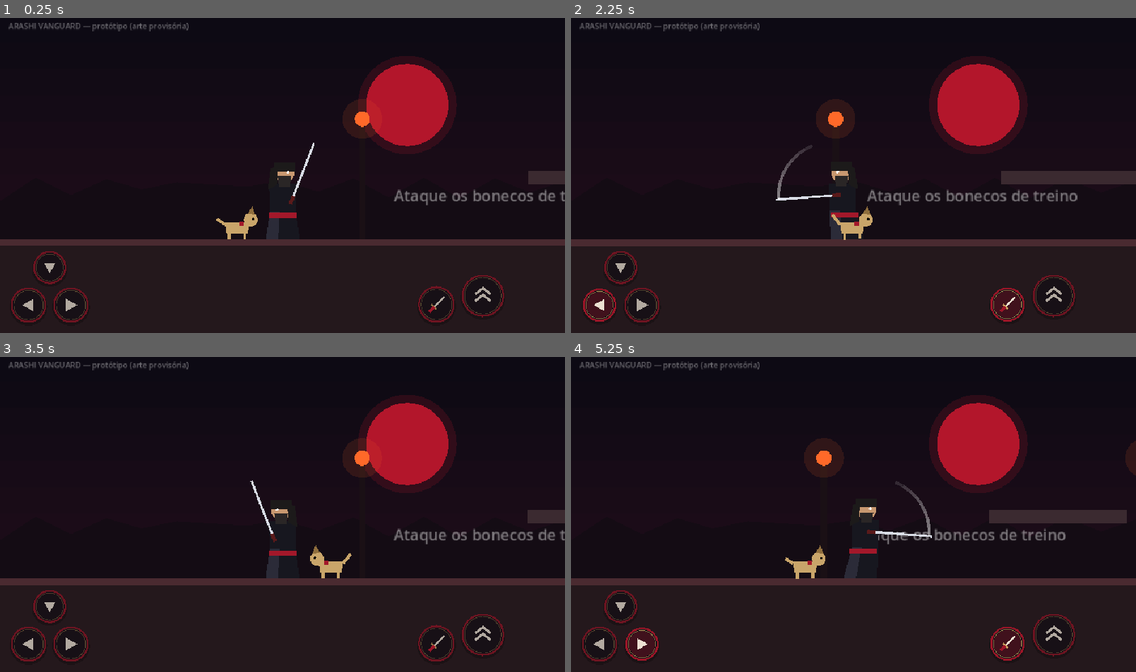
Above: before the commit, frames 1-4 (two rows, left to right).
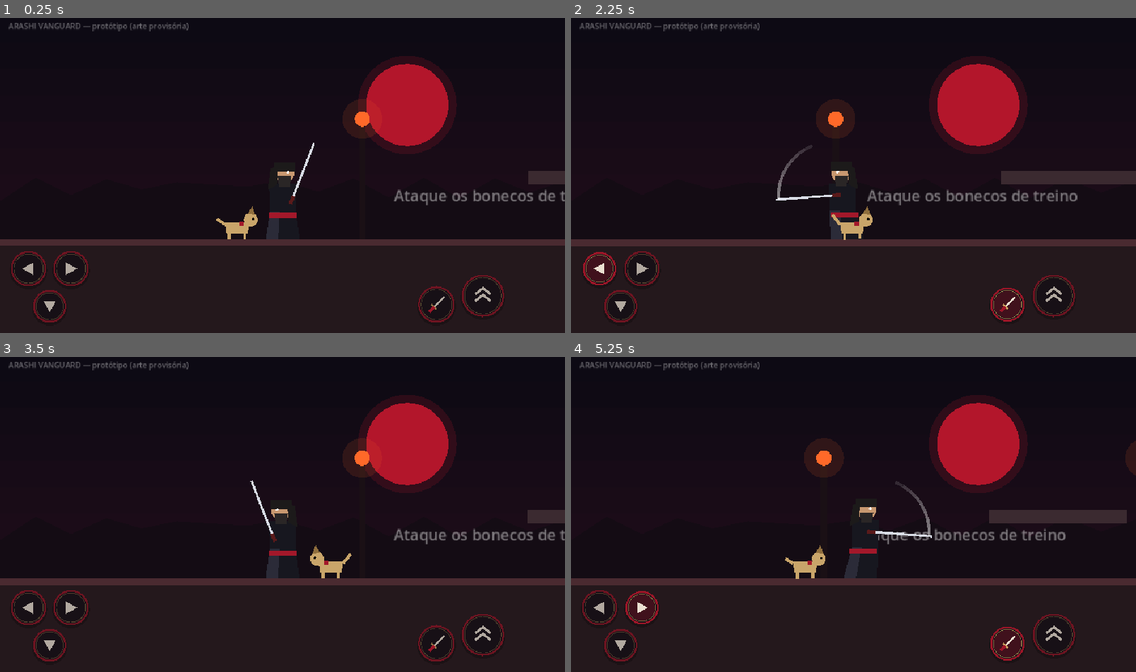
Above: after the commit, the same moments.

Repository: andrervarella/ARASHI-VANGUARD-GAME
Game: Godot game, scene res://main.tscn
The game is run twice, just before and just after one commit, with the same random seed, the same clock (stepped at 60 frames per second) and the same inputs.
Inputs (mouse positions are in pixels of both pictures, inside the frame that each line leads up to):
- Up to frame 1 (0.25 s): no input
- Up to frame 2 (2.25 s): move the mouse to (977, 159) at 0.52 s; hold D 0.53-1.25 s; hold J 0.53-1.25 s; click (977, 159) at 0.67 s; tap Space at 0.77 s; drag from (740, 191) to (825, 238) at 1.27 s; move the mouse to (910, 106) at 2.02 s; hold A from 2.03 s (still down); hold J from 2.03 s (still down)
- Up to frame 3 (3.5 s): release A at 2.75 s; release J at 2.75 s; drag from (254, 577) to (113, 467) at 2.77 s
- Up to frame 4 (5.25 s): move the mouse to (1023, 561) at 3.52 s; hold D 3.53-4.25 s; hold J 3.53-4.25 s; tap Space at 3.77 s; drag from (684, 467) to (768, 432) at 4.27 s; move the mouse to (881, 514) at 5.02 s; hold D from 5.03 s (still down); hold J from 5.03 s (still down); click (881, 514) at 5.17 s

The runs differ from the first frame. In frame 1, 1.0% of the frame differs, in the area x 2-16%, y 74-97%; in frame 2, 1.5%; in frame 3, 1.0%; in frame 4, 1.5%.

Commit message:
godot: direcional em cruz (agachar abaixo das setas)
Co-Authored-By: Claude Sonnet 5.5 <noreply@anthropic.com>
Claude-Session: https://claude.ai/code/session_01PG81ypeMybtn5fhKRySxbn

Diff:
--- a/godot/hud.gd
+++ b/godot/hud.gd
@@ -24,12 +24,14 @@
 	var ra := 31.0   # atacar
 	var rj := 36.0   # pular
 	var rd := 28.0   # agachar
-	var row_y := h - MARGIN - rs
-	var mid_x := MARGIN + rs * 2.0 + 6.0
+	var down_y := h - MARGIN - rd                      # ▼ na linha de baixo
+	var row_y := down_y - rd - 6.0 - rs                # ◀ ▶ acima dele (direcional em cruz)
+	var left_x := MARGIN + rs
+	var right_x := MARGIN + rs * 3.0 + 12.0
 	BTN = {
-		"down":   {"pos": Vector2(mid_x, row_y - rs - 6.0 - rd), "r": rd},
-		"left":   {"pos": Vector2(MARGIN + rs, h - MARGIN - rs), "r": rs},
-		"right":  {"pos": Vector2(MARGIN + rs * 3.0 + 12.0, h - MARGIN - rs), "r": rs},
+		"down":   {"pos": Vector2((left_x + right_x) / 2.0, down_y), "r": rd},
+		"left":   {"pos": Vector2(left_x, row_y), "r": rs},
+		"right":  {"pos": Vector2(right_x, row_y), "r": rs},
 		"attack": {"pos": Vector2(w - MARGIN_R - rj * 2.0 - 12.0 - ra, h - MARGIN - ra), "r": ra},
 		"jump":   {"pos": Vector2(w - MARGIN_R - rj, h - MARGIN - rj - 10.0), "r": rj},
 	}
